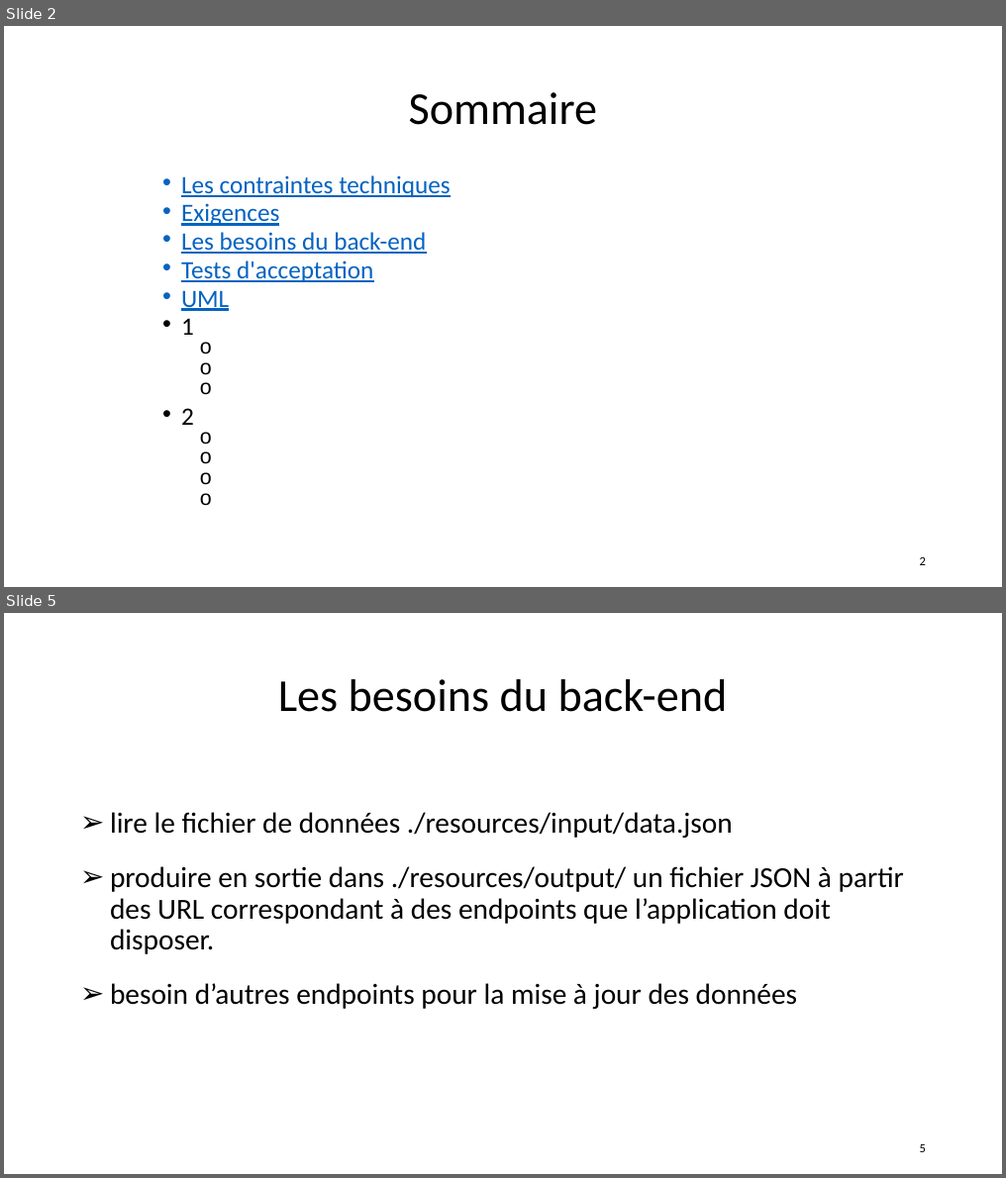
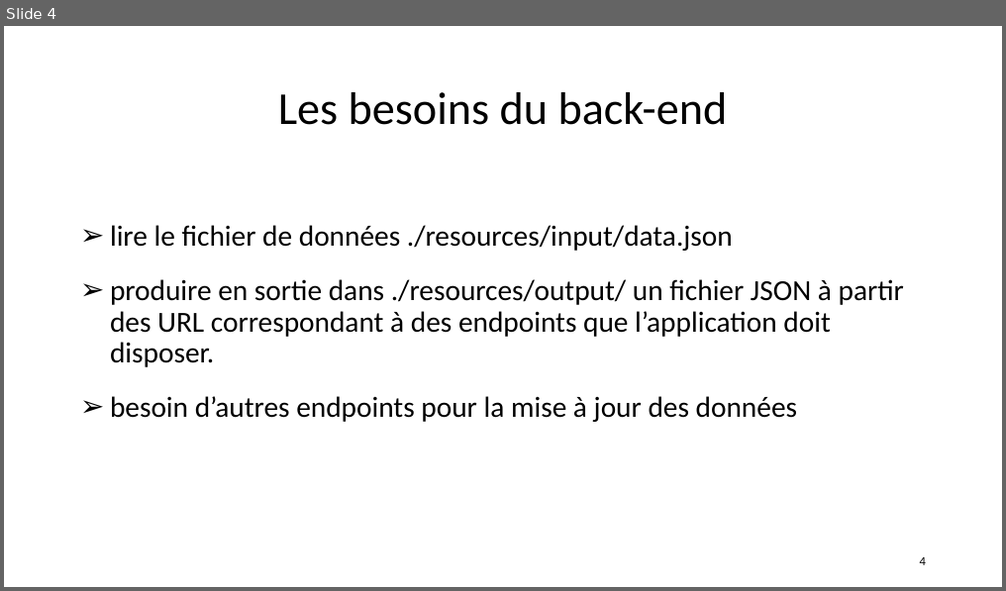
Before and after one commit to andrechico999/https-github.com-emmo78-com.safetynet.alerts, a slide deck: A_Livrables/MOREL_Olivier_4_slides_062022.pptx. Shown one above the other, each under a label of ours: slides 2 and 5 before the commit, slide 4 after it; the slides between them are not shown. The pictures are 1006x1178 and 1006x591 pixels, drawn with LibreOffice and Linux fonts; fonts in the diff are those of the drawing. Boxes give left, top, right and bottom in pixels: in the first picture for what was removed or moved away, otherwise in the second. Text is boxed around its words. In the diff, an @@ line names an element or a change of style, - is before the commit and + after.

```diff
--- a/A_Livrables/MOREL_Olivier_4_slides_062022.pptx
+++ b/A_Livrables/MOREL_Olivier_4_slides_062022.pptx
@@ slide 2 removed at (4, 26, 1002, 587), background #FFFFFF @@
@@ title removed at (409, 92, 597, 125) @@
-Sommaire
@@ text removed at (181, 175, 450, 425) @@
-• Les contraintes techniques
-• Exigences
-• Les besoins du back-end
-• Tests d'acceptation
-• UML
-• 1
-• 2
@@ page number removed at (920, 558, 926, 566) @@
-2
@@ what was slide 5 is now slide 4 @@
@@ page number at (920, 558, 926, 566): text changed @@
-5
+4
```
Also in this commit, not shown: 15 slides changed, 10 slides added, 6 other slides removed, 5 other files.
